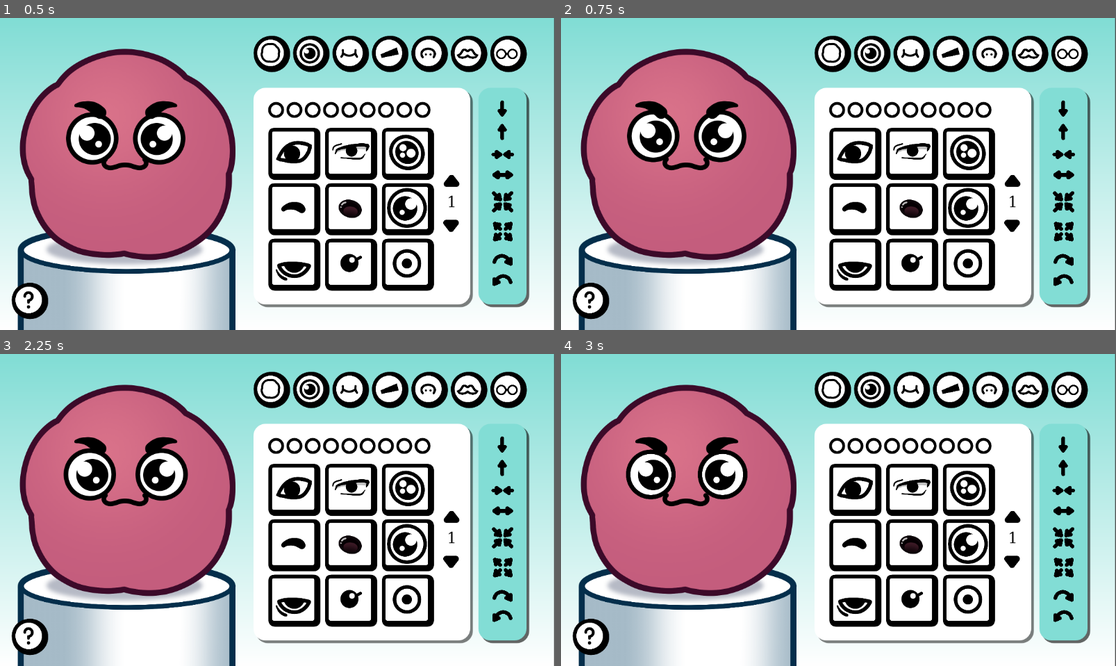
Above: before the commit, frames 1-4 (two rows, left to right).
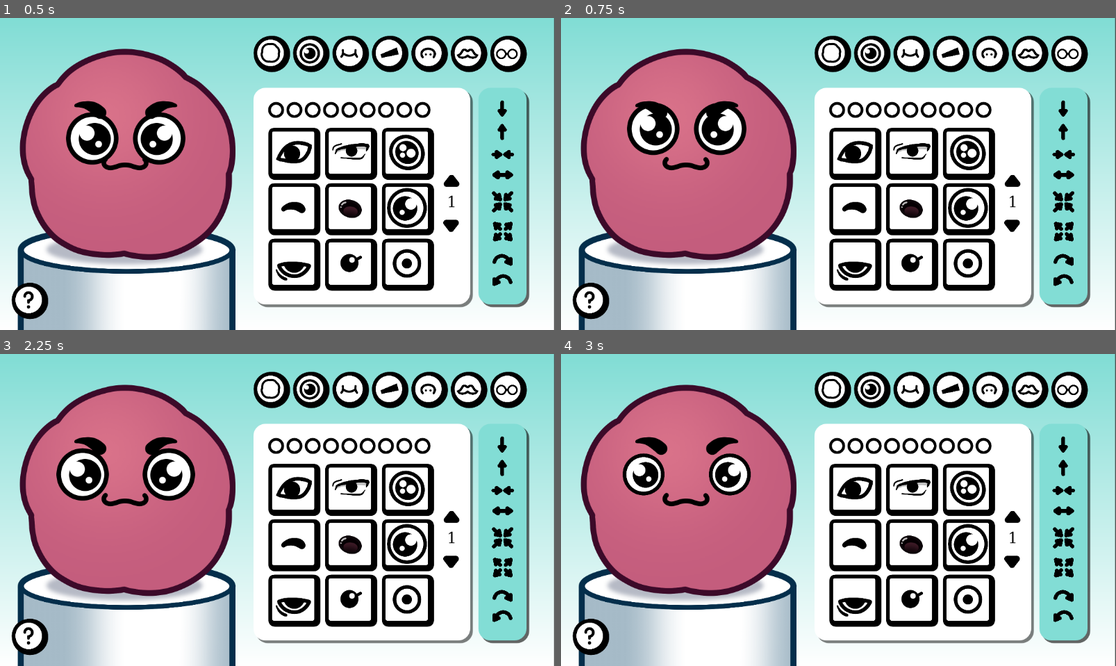
Above: after the commit, the same moments.

Repository: MoaOrLess/FloofMaker
Game: Godot game, scene res://SCENES/learning_2.tscn
Two runs of this game, one before a commit and one after it. Both use one fixed random seed, a clock stepped at 60 frames per second and the inputs below.
Inputs (mouse positions are in pixels of both pictures, inside the frame that each line leads up to):
- Up to frame 1 (0.5 s): no input
- Up to frame 2 (0.75 s): click (1066, 133) at 0.5 s
- Up to frame 3 (2.25 s): click (505, 444) at 1.25 s; click (505, 510) at 2 s
- Up to frame 4 (3 s): click (1066, 538) at 2.75 s

Frame 1 is identical in both runs. In frame 2, 1.9% of the frame differs, in the area x 11-34%, y 27-47%; in frame 3, 2.0%, in the area x 10-36%, y 30-48%; in frame 4, 1.7%.

Commit message:
Continuos manipulation of the item pos and scale

Diff:
--- a/SCENES/learning_2.gd
+++ b/SCENES/learning_2.gd
@@ -1,9 +1,24 @@
 extends Control
+
+#Side Buttons:
+@onready var item_up: TextureButton = $"UI/SidePanel/Item Up"
+@onready var item_down: TextureButton = $"UI/SidePanel/Item Down"
+@onready var item_closer: TextureButton = $"UI/SidePanel/Item Closer"
+@onready var item_further: TextureButton = $"UI/SidePanel/Item Further"
+@onready var item_shrink: TextureButton = $"UI/SidePanel/Item Shrink"
+@onready var item_zoom: TextureButton = $"UI/SidePanel/Item Zoom"
+@onready var item_rot_right: TextureButton = $"UI/SidePanel/Item Rot Right"
+@onready var item_rot_left: TextureButton = $"UI/SidePanel/Item Rot left"
+
 
 @onready var option_button_prefab: Control = $UI/MainPanel/GridContainer/OptionButtonPrefab
 @onready var option_container: GridContainer = $UI/MainPanel/OptionContainer
 @onready var h_box_container: HBoxContainer = $UI/HBoxContainer
 @onready var extra_options: HBoxContainer = $"Extra Options"
+
+const MAKE_BUTTON_WHITE = preload("res://SHADER/Make Button White.tres")
+const MAKE_BUTTON_BLACK = preload("res://SHADER/Make Button Black.tres")
+
 
 @onready var body_prefab: Node2D = $UI/BodyPrefab
 @onready var eye_prefab: Node2D = $UI/EyePrefab
@@ -126,6 +141,16 @@
 var current_sprite_mouth: Sprite2D = null
 var current_sprite_brow: Sprite2D = null
 
+
+var Item_up_pressed: bool = false
+var Item_down_pressed: bool = false
+var Item_zoom_pressed:  bool = false
+var Item_shrink_pressed:  bool = false
+var Item_further_pressed:  bool = false
+var Item_closer_pressed:  bool = false
+var Item_rotr_pressed:  bool = false
+var Item_rotl_pressed:  bool = false
+
 # Called when the node enters the scene tree for the first time.
 func _ready() -> void:
 	create_eye_option_buttons()
@@ -136,8 +161,26 @@
 
 # Called every frame. 'delta' is the elapsed time since the previous frame.
 func _process(delta: float) -> void:
+
+	#if delta < (1 / 30):
+	#	return
 	number_page()
-
+	if Item_up_pressed == true:
+		Item_Up()
+	if Item_closer_pressed == true:
+		Item_Closer()
+	if Item_down_pressed == true:
+		Item_Down()
+	if Item_further_pressed == true:
+		Item_Further()
+	if Item_zoom_pressed == true:
+		Item_Zoom()
+	if Item_shrink_pressed == true:
+		Item_Shrink()
+	if Item_rotl_pressed == true:
+		Item_RotL()
+	if Item_rotr_pressed == true:
+		Item_RotR()
 
 func number_page():
 	page_number.text = str(page + 1)
@@ -295,6 +338,10 @@
 		brow_prefab.brow_mirror.texture = texture
 
 func Item_Up_Button_Pressed() -> void:
+	Item_Up()
+
+func Item_Up():
+	Item_up_pressed = true
 	var item_move = 10
 	if current_category == 1:
 		eye_prefab.eye_mirror.position.y -= item_move
@@ -305,8 +352,19 @@
 		brow_prefab.brow_mirror.position.y -= item_move
 		brow_prefab.brow_sprite.position.y -= item_move
 
+func _on_item_up_button_up() -> void:
+	item_up.material = MAKE_BUTTON_BLACK
+	Item_up_pressed = false
+
+func _on_item_up_button_down() -> void:
+	item_up.material = MAKE_BUTTON_WHITE
+	Item_Up()
 
 func _on_item_down_pressed() -> void:
+	Item_Down()
+
+func Item_Down():
+	Item_down_pressed = true
 	var item_move = 10
 	if current_category == 1:
 		eye_prefab.eye_mirror.position.y += item_move
@@ -318,7 +376,19 @@
 		brow_prefab.brow_sprite.position.y += item_move
 
 
+func _on_item_down_button_up() -> void:
+	item_down.material = MAKE_BUTTON_BLACK
+	Item_down_pressed = false
+
+func _on_item_down_button_down() -> void:
+	item_down.material = MAKE_BUTTON_WHITE
+	Item_Down()
+
 func _on_item_shrink_pressed() -> void:
+	Item_Shrink()
+
+func Item_Shrink():
+	Item_shrink_pressed = true
 	var item_scale = 0.05
 	if current_category == 1:
 		eye_prefab.eye_mirror.scale -= Vector2(item_scale,item_scale)
@@ -329,8 +399,19 @@
 		brow_prefab.brow_mirror.scale -= Vector2(item_scale,item_scale)
 		brow_prefab.brow_sprite.scale -= Vector2(item_scale,item_scale)
 
+func _on_item_shrink_button_up() -> void:
+	Item_shrink_pressed = false
+	item_shrink.material = MAKE_BUTTON_BLACK
+
+func _on_item_shrink_button_down() -> void:
+	item_shrink.material = MAKE_BUTTON_WHITE
+	Item_Shrink()
 
 func _on_item_zoom_pressed() -> void:
+	Item_Zoom()
+
+func Item_Zoom():
+	Item_shrink_pressed = true
 	var item_scale = 0.05
 	if current_category == 1:
 		eye_prefab.eye_mirror.scale += Vector2(item_scale,item_scale)
@@ -341,8 +422,19 @@
 		brow_prefab.brow_mirror.scale += Vector2(item_scale,item_scale)
 		brow_prefab.brow_sprite.scale += Vector2(item_scale,item_scale)
 
+func _on_item_zoom_button_up() -> void:
+	item_zoom.material = MAKE_BUTTON_BLACK
+	Item_shrink_pressed = false
+
+func _on_item_zoom_button_down() -> void:
+	item_zoom.material = MAKE_BUTTON_WHITE
+	Item_Zoom()
 
 func _on_item_rot_left_pressed() -> void:
+	Item_RotL()
+
+func Item_RotL():
+	Item_rotl_pressed = true
 	var item_rot = deg_to_rad(5)
 	if current_category == 1:
 		eye_prefab.eye_mirror.rotation -= item_rot
@@ -353,7 +445,19 @@
 		brow_prefab.brow_mirror.rotation -= item_rot
 		brow_prefab.brow_sprite.rotation += item_rot
 
+func _on_item_rot_left_button_up() -> void:
+	Item_rotl_pressed = false
+	item_rot_left.material = MAKE_BUTTON_BLACK
+
+func _on_item_rot_left_button_down() -> void:
+	item_rot_left.material = MAKE_BUTTON_WHITE
+	Item_RotL()
+
 func _on_item_rot_right_pressed() -> void:
+	Item_RotR()
+
+func Item_RotR():
+	Item_rotr_pressed = true
 	var item_rot = deg_to_rad(5)
 	if current_category == 1:
 		eye_prefab.eye_mirror.rotation += item_rot
@@ -364,8 +468,19 @@
 		brow_prefab.brow_mirror.rotation += item_rot
 		brow_prefab.brow_sprite.rotation -= item_rot
 
+func _on_item_rot_right_button_up() -> void:
+	Item_rotr_pressed = false
+	item_rot_right.material = MAKE_BUTTON_BLACK
+
+func _on_item_rot_right_button_down() -> void:
+	item_rot_right.material = MAKE_BUTTON_WHITE
+	Item_RotR()
 
 func _on_item_further_pressed() -> void:
+	Item_Further()
+
+func Item_Further():
+	Item_further_pressed = true
 	var item_pos = 10
 	var item_scale = 0.05
 	if current_category == 1:
@@ -377,7 +492,19 @@
 		brow_prefab.brow_mirror.position.x -= item_pos
 		brow_prefab.brow_sprite.position.x += item_pos
 
+func _on_item_further_button_up() -> void:
+	item_further.material = MAKE_BUTTON_BLACK
+	Item_further_pressed = false
+
+func _on_item_further_button_down() -> void:
+	item_further.material = MAKE_BUTTON_WHITE
+	Item_Further()
+
 func _on_item_closer_pressed() -> void:
+	Item_Closer()
+
+func Item_Closer():
+	Item_closer_pressed = true
 	var item_pos = 10
 	var item_scale = 0.05
 	if current_category == 1:
@@ -388,6 +515,14 @@
 	if current_category == 3:
 		brow_prefab.brow_mirror.position.x += item_pos
 		brow_prefab.brow_sprite.position.x -= item_pos
+
+func _on_item_closer_button_up() -> void:
+	item_closer.material = MAKE_BUTTON_BLACK
+	Item_closer_pressed = false
+
+func _on_item_closer_button_down() -> void:
+	item_closer.material = MAKE_BUTTON_WHITE
+	Item_Closer()
 
 func random_eyes():
 	var pick_random_eyes = EyeOption.pick_random()
--- a/SCENES/learning_2.tscn
+++ b/SCENES/learning_2.tscn
@@ -1,10 +1,11 @@
-[gd_scene load_steps=22 format=3 uid="uid://bg6edh5d7u0v"]
+[gd_scene load_steps=23 format=3 uid="uid://bg6edh5d7u0v"]
 
 [ext_resource type="Texture2D" uid="uid://iu7mkhq8etxx" path="res://ART/UI LOOK.png" id="1_ny5bw"]
 [ext_resource type="Script" path="res://SCENES/learning_2.gd" id="1_t10gp"]
 [ext_resource type="Texture2D" uid="uid://c8mojrwefkpga" path="res://ART/BUTTON ART/Simple Up Button.png" id="2_5ownq"]
 [ext_resource type="Texture2D" uid="uid://bq3awijdlrigx" path="res://ART/BUTTON ART/Arrow Up.png" id="2_l6esw"]
 [ext_resource type="Texture2D" uid="uid://f4xpd4h14h8i" path="res://ART/BUTTON ART/Arrow In.png" id="3_aqovp"]
+[ext_resource type="Material" uid="uid://c0wi7obchsds8" path="res://SHADER/Make Button Black.tres" id="3_w3kbl"]
 [ext_resource type="Texture2D" uid="uid://bcbcub2nbp01g" path="res://ART/BUTTON ART/Collor Picker.png" id="4_8dvh8"]
 [ext_resource type="Texture2D" uid="uid://byebwktexvnf" path="res://ART/BUTTON ART/Arrow Out.png" id="4_kx4j1"]
 [ext_resource type="Texture2D" uid="uid://dfvdd7253sx0x" path="res://ART/BUTTON ART/Arrow Shrink.png" id="5_tr8ew"]
@@ -292,6 +293,7 @@
 theme_override_styles/panel = SubResource("StyleBoxFlat_6mxl8")
 
 [node name="Item Up" type="TextureButton" parent="UI/SidePanel"]
+material = ExtResource("3_w3kbl")
 layout_mode = 0
 offset_left = 20.0
 offset_top = 62.0
@@ -301,6 +303,7 @@
 texture_normal = ExtResource("2_l6esw")
 
 [node name="Item Down" type="TextureButton" parent="UI/SidePanel"]
+material = ExtResource("3_w3kbl")
 layout_mode = 0
 offset_left = 20.0
 offset_top = 13.0
@@ -483,11 +486,27 @@
 
 [connection signal="pressed" from="UI/MainPanel/PageUp" to="." method="_on_page_up_pressed"]
 [connection signal="pressed" from="UI/MainPanel/PageDown" to="." method="_on_page_down_pressed"]
+[connection signal="button_down" from="UI/SidePanel/Item Up" to="." method="_on_item_up_button_down"]
+[connection signal="button_up" from="UI/SidePanel/Item Up" to="." method="_on_item_up_button_up"]
 [connection signal="pressed" from="UI/SidePanel/Item Up" to="." method="Item_Up_Button_Pressed"]
+[connection signal="button_down" from="UI/SidePanel/Item Down" to="." method="_on_item_down_button_down"]
+[connection signal="button_up" from="UI/SidePanel/Item Down" to="." method="_on_item_down_button_up"]
 [connection signal="pressed" from="UI/SidePanel/Item Down" to="." method="_on_item_down_pressed"]
+[connection signal="button_down" from="UI/SidePanel/Item Closer" to="." method="_on_item_closer_button_down"]
+[connection signal="button_up" from="UI/SidePanel/Item Closer" to="." method="_on_item_closer_button_up"]
 [connection signal="pressed" from="UI/SidePanel/Item Closer" to="." method="_on_item_closer_pressed"]
+[connection signal="button_down" from="UI/SidePanel/Item Further" to="." method="_on_item_further_button_down"]
+[connection signal="button_up" from="UI/SidePanel/Item Further" to="." method="_on_item_further_button_up"]
 [connection signal="pressed" from="UI/SidePanel/Item Further" to="." method="_on_item_further_pressed"]
+[connection signal="button_down" from="UI/SidePanel/Item Shrink" to="." method="_on_item_shrink_button_down"]
+[connection signal="button_up" from="UI/SidePanel/Item Shrink" to="." method="_on_item_shrink_button_up"]
 [connection signal="pressed" from="UI/SidePanel/Item Shrink" to="." method="_on_item_shrink_pressed"]
+[connection signal="button_down" from="UI/SidePanel/Item Zoom" to="." method="_on_item_zoom_button_down"]
+[connection signal="button_up" from="UI/SidePanel/Item Zoom" to="." method="_on_item_zoom_button_up"]
 [connection signal="pressed" from="UI/SidePanel/Item Zoom" to="." method="_on_item_zoom_pressed"]
+[connection signal="button_down" from="UI/SidePanel/Item Rot Right" to="." method="_on_item_rot_right_button_down"]
+[connection signal="button_up" from="UI/SidePanel/Item Rot Right" to="." method="_on_item_rot_right_button_up"]
 [connection signal="pressed" from="UI/SidePanel/Item Rot Right" to="." method="_on_item_rot_right_pressed"]
+[connection signal="button_down" from="UI/SidePanel/Item Rot left" to="." method="_on_item_rot_left_button_down"]
+[connection signal="button_up" from="UI/SidePanel/Item Rot left" to="." method="_on_item_rot_left_button_up"]
 [connection signal="pressed" from="UI/SidePanel/Item Rot left" to="." method="_on_item_rot_left_pressed"]
--- /dev/null
+++ b/SHADER/Make Button Black.tres
@@ -0,0 +1,9 @@
+[gd_resource type="ShaderMaterial" load_steps=2 format=3 uid="uid://c0wi7obchsds8"]
+
+[ext_resource type="Shader" path="res://SHADER/Make White.gdshader" id="1_31e4c"]
+
+[resource]
+shader = ExtResource("1_31e4c")
+shader_parameter/color = Color(0, 0, 0, 1)
+shader_parameter/tint_factor = 1.0
+shader_parameter/fade = 1.0
--- /dev/null
+++ b/SHADER/Make Button White.tres
@@ -0,0 +1,9 @@
+[gd_resource type="ShaderMaterial" load_steps=2 format=3 uid="uid://c1ukoke80k2a2"]
+
+[ext_resource type="Shader" path="res://SHADER/Make White.gdshader" id="1_fg48p"]
+
+[resource]
+shader = ExtResource("1_fg48p")
+shader_parameter/color = Color(0.937255, 1, 1, 1)
+shader_parameter/tint_factor = 1.0
+shader_parameter/fade = 1.0
--- /dev/null
+++ b/SHADER/Make White.gdshader
@@ -0,0 +1,26 @@
+shader_type canvas_item;
+
+uniform vec4 color: source_color = vec4(1.0,1.0,1.0,1.0);
+uniform float tint_factor: hint_range(0.0, 1.0) = 0.5;
+uniform float fade: hint_range(0.0, 1.0) = 1.0;
+
+void vertex() {
+	// Called for every vertex the material is visible on.
+}
+
+void fragment() {
+	// Called for every pixel the material is visible on.
+	vec4 main_texture = texture(TEXTURE,UV);
+	vec4 final_output = main_texture;
+
+	float original_modulation = 1.0 - tint_factor;
+	final_output.rgb = mix(main_texture.rgb * original_modulation, color.rgb * tint_factor, tint_factor);
+	final_output.a == fade;
+
+	COLOR = final_output; //vec4(UV.xy, 1.0, 1.0)
+}
+
+//void light() {
+	// Called for every pixel for every light affecting the CanvasItem.
+	// Uncomment to replace the default light processing function with this one.
+//}
